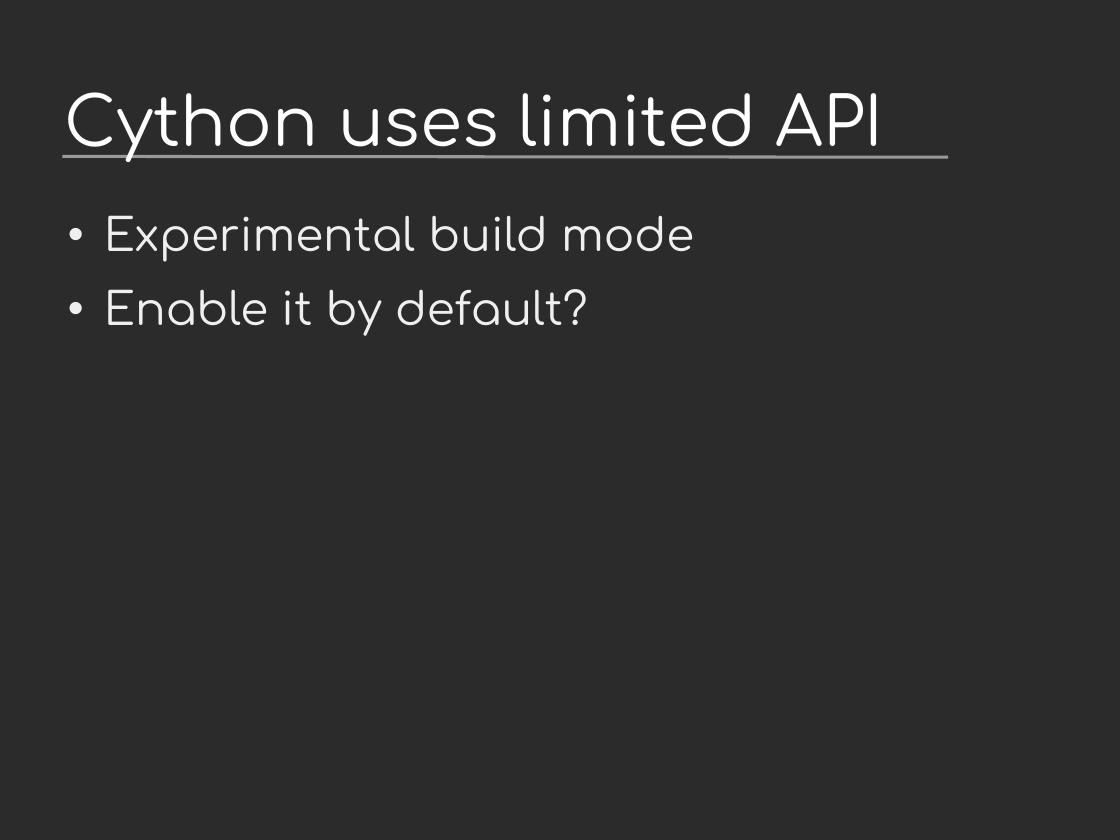
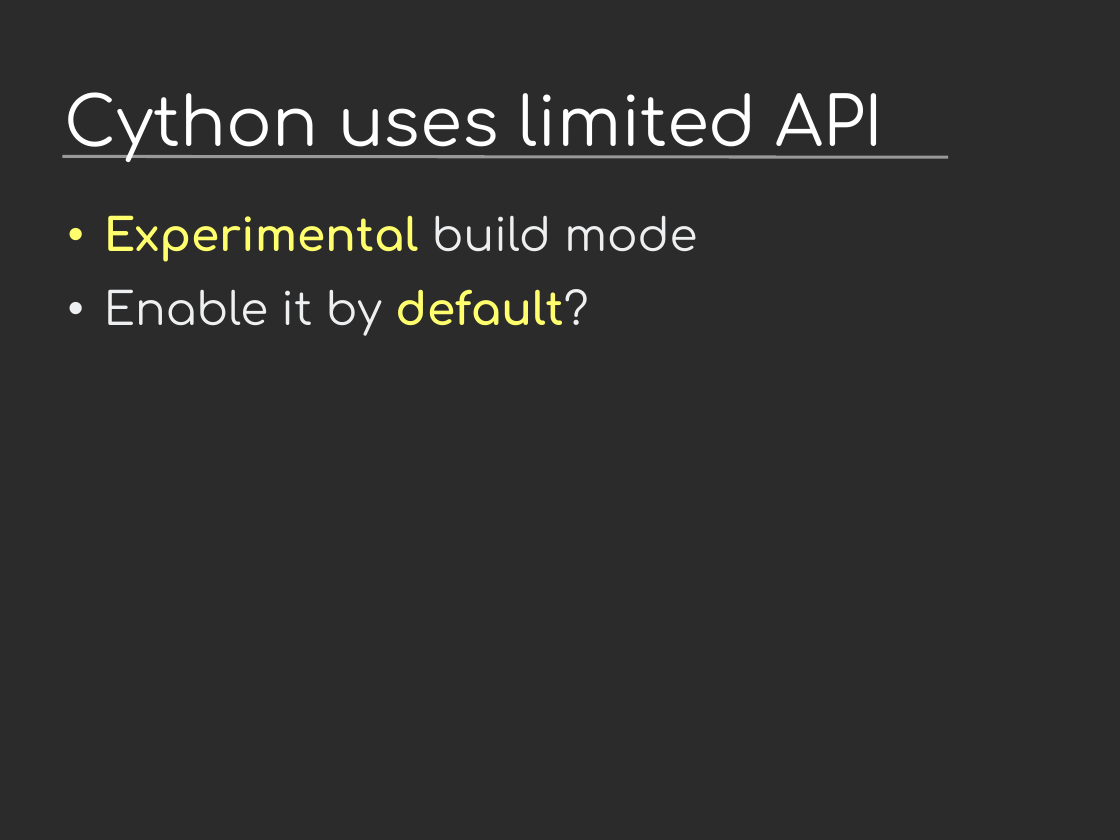
Before and after one commit to vstinner/talks, a slide deck: slide 25 of 2023-CoreDevSprint-Brno/c-api.odp. Drawn at 1120x840 pixels with LibreOffice and Linux fonts; fonts in the diff are those of the drawing; background and template pictures are left out; a plain dark background stands for a picture behind light text. Boxes give left, top, right and bottom in pixels: in the first picture for what was removed or moved away, otherwise in the second. Text is boxed around its words. In the diff, an @@ line names an element or a change of style, - is before the commit and + after.

```diff
--- a/2023-CoreDevSprint-Brno/c-api.odp
+++ b/2023-CoreDevSprint-Brno/c-api.odp
@@ text "Experimental build mode" at (x1=104, y1=215, x2=697, y2=336): text colour #EEEFF0 to #FFFF6D, bold on in "Experimental", "default?" @@
```
Also in this commit, not shown: 5 other slides changed, 1 other file.
